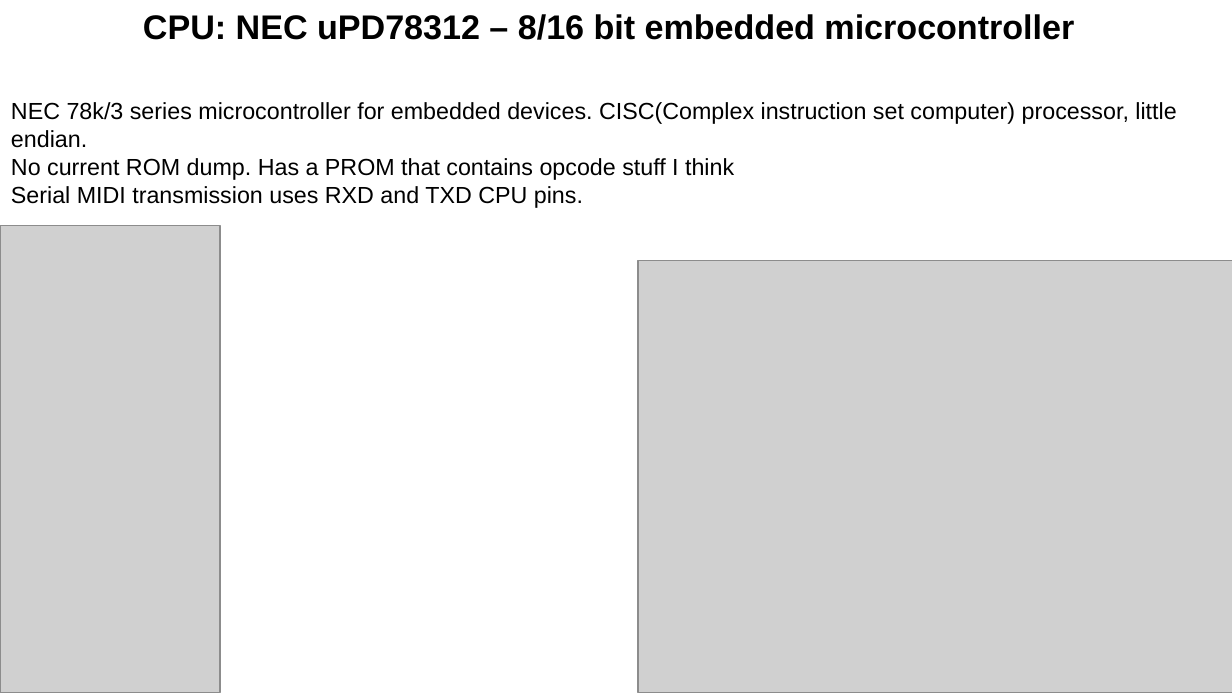
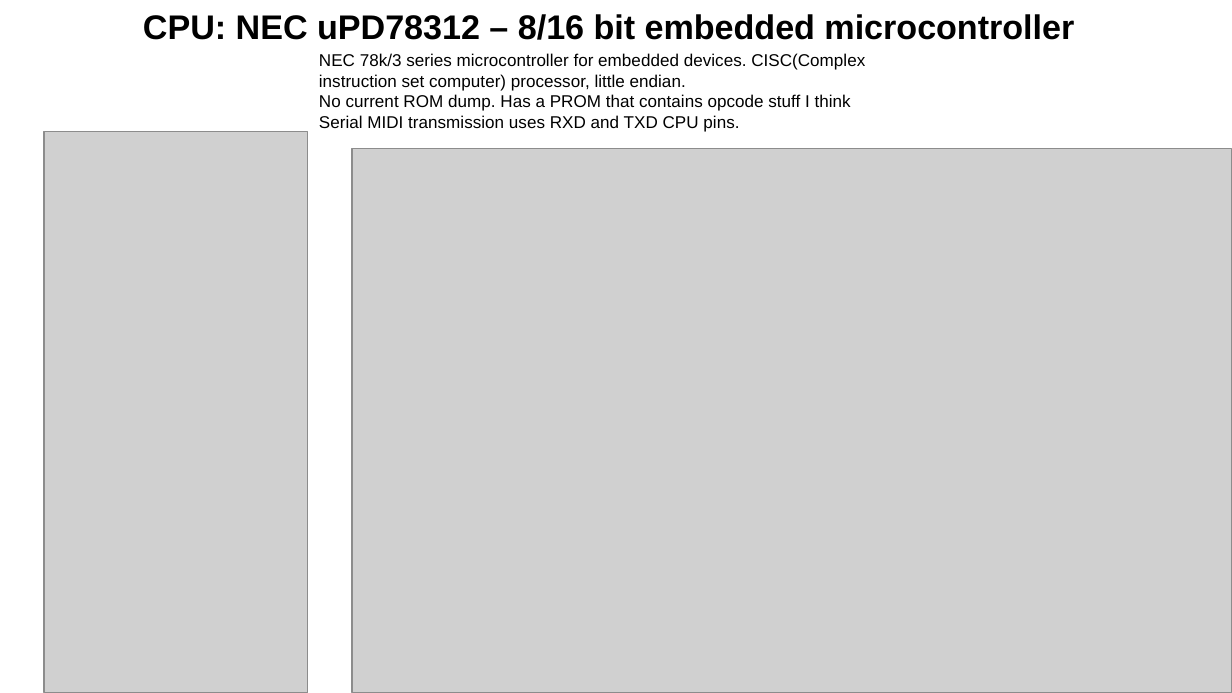
Before and after one commit to pxlsr/xD-49, a slide deck: slide 2 of Documentation/xD69.odp. Drawn at 1232x693 pixels with LibreOffice and Linux fonts; fonts in the diff are those of the drawing; grey boxes stand for pictures. Boxes give left, top, right and bottom in pixels: in the first picture for what was removed or moved away, otherwise in the second. Text is boxed around its words. In the diff, an @@ line names an element or a change of style, - is before the commit and + after.

```diff
--- a/Documentation/xD69.odp
+++ b/Documentation/xD69.odp
@@ text "NEC 78k/3 series microcontroller for ...": place and size @@
-text "NEC 78k/3 series microcontroller for ..." at [11,102,1176,208]
+text "NEC 78k/3 series microcontroller for ..." at [319,53,865,132]
@@ text "NEC 78k/3 series microcontroller for ..." at [319,53,865,132]: size 15 to 11 pt @@
@@ picture: place and size @@
-picture at [0,226,220,693]
+picture at [44,132,307,693]
@@ picture: place and size @@
-picture at [638,260,1232,693]
+picture at [352,149,1232,693]
```
Also in this commit, not shown: 3 other files.
